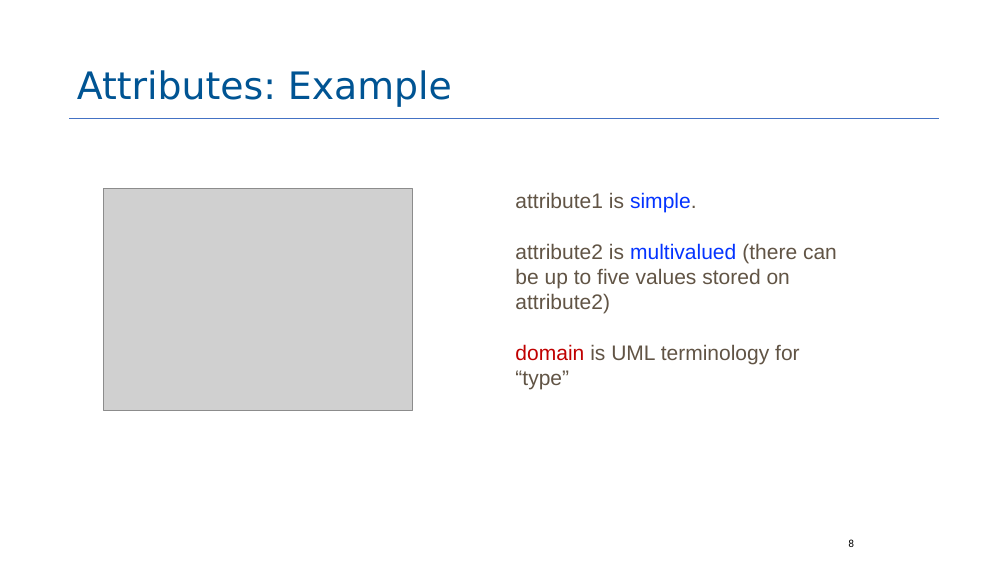
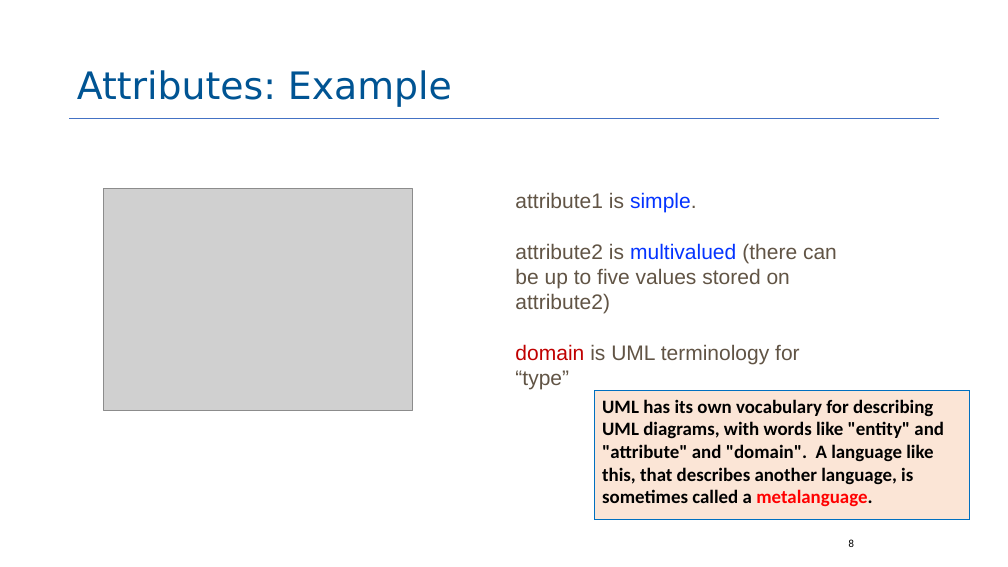
Before and after one commit to neu-se/CS4530-CS5500-Spring-2021, a slide deck: slide 8 of Slides/Lesson 2.2 UML Class and Sequence Diagrams.pptx. Drawn at 1008x567 pixels with LibreOffice and Linux fonts; fonts in the diff are those of the drawing; grey boxes stand for pictures. Boxes give left, top, right and bottom in pixels: in the first picture for what was removed or moved away, otherwise in the second. Text is boxed around its words. In the diff, an @@ line names an element or a change of style, - is before the commit and + after.

Commit message:
Week 2 last slides and examples

```diff
--- a/Slides/Lesson 2.2 UML Class and Sequence Diagrams.pptx
+++ b/Slides/Lesson 2.2 UML Class and Sequence Diagrams.pptx
@@ rectangle added at <box>595,390,970,520</box>, fill #FBE5D6, outline #0070C0 1 pt, 18 pt, text #000000, bold @@
+UML has its own vocabulary for describing UML diagrams, with words like "entity" and "attribute" and "domain". A language like this, that describes another language, is sometimes called a metalanguage.
```
Also in this commit, not shown: 10 other slides changed, 18 other files.
